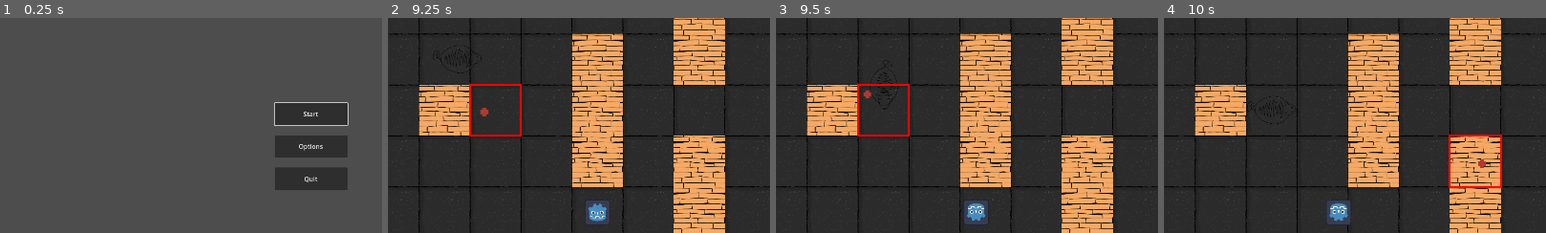
Above: before the commit, frames 1-4 (left to right).
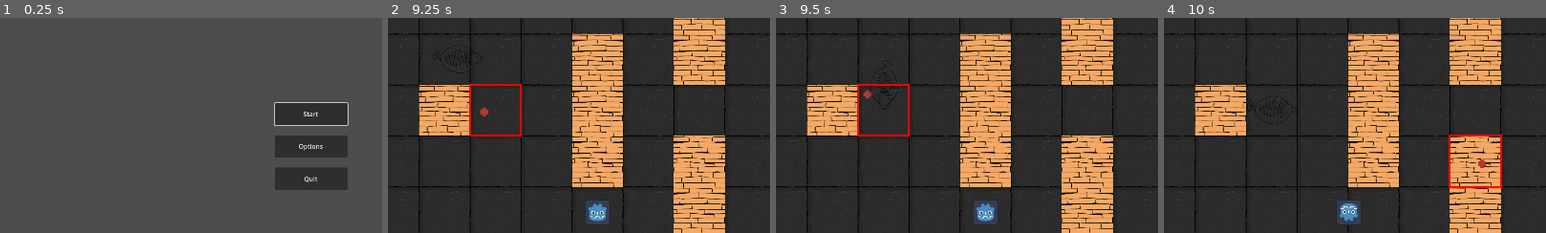
Above: after the commit, the same moments.

Repository: MatthieuD134/project-gwj63
Game: Godot game, scene res://menus/main_menu.tscn
Same seed, same stepped clock (60 frames per second), same inputs: the game is played once before the commit and once after it.
Inputs (mouse positions are % of the whole screen's width and height, from its top left):
- Up to frame 1 (0.25 s): no input
- Up to frame 2 (9.25 s): click "Start" at 0.5 s; tap Enter (ui_accept) at 1.25, 1.52, 2, 2.27, 2.75, 3.5, 3.77, 4.52, 5.27, 5.75, 6.5, 6.77, 7.52, 8.27 s; move the mouse to (45, 70) at 1.27 s; press the mouse at (45, 70) at 1.28 s; hold Up (ui_up) 1.28-2.78 s; move the mouse to (80, 65) at 2.02 s; release the mouse at (80, 65) at 2.03 s; click (80, 65) at 2.1 s; move the mouse to (20, 35) at 2.77 s; press the mouse at (20, 35) at 2.78 s; hold Left (ui_left) 2.78-4.28 s; move the mouse to (55, 50) at 3.52 s; release the mouse at (55, 50) at 3.53 s; click (55, 50) at 3.6 s; move the mouse to (35, 25) at 4.27 s; press the mouse at (35, 25) at 4.28 s; hold Down (ui_down) 4.28-5.03 s; move the mouse to (72, 45) at 5.02 s; release the mouse at (72, 45) at 5.03 s; hold Right (ui_right) 5.03-5.78 s; click (72, 45) at 5.1 s; move the mouse to (30, 55) at 5.77 s; press the mouse at (30, 55) at 5.78 s; hold Up (ui_up) 5.78-6.53 s; move the mouse to (60, 28) at 6.52 s; release the mouse at (60, 28) at 6.53 s; hold Right (ui_right) 6.53-8.78 s; click (60, 28) at 6.6 s; move the mouse to (45, 70) at 7.27 s; press the mouse at (45, 70) at 7.28 s; move the mouse to (80, 65) at 8.02 s; release the mouse at (80, 65) at 8.03 s; click (80, 65) at 8.1 s; move the mouse to (20, 35) at 8.77 s; press the mouse at (20, 35) at 8.78 s; hold Down (ui_down) from 8.78 s (still down)
- Up to frame 3 (9.5 s): keep holding Down (ui_down)
- Up to frame 4 (10 s): move the mouse to (55, 50) at 9.52 s; release Down (ui_down) at 9.53 s; release the mouse at (55, 50) at 9.53 s; hold Left (ui_left) from 9.53 s (still down); click (55, 50) at 9.6 s; tap Enter (ui_accept) at 9.77 s
The pictures show only the part of the screen within x 9-59%, y 20-70%; the shares and areas given below are measured in that part.

Frames 1-2 are identical in both runs. In frame 3, 0.8% of the frame differs, in the area x 49-58%, y 84-96%; in frame 4, 0.8%, in the area x 42-52%, y 84-96%.

Commit message:
improve enemy movement

Diff:
--- a/entities/unit/enemy/enemy.gd
+++ b/entities/unit/enemy/enemy.gd
@@ -55,7 +55,7 @@
 # change the state to patroling if user leaves sight
 func _on_area_2d_area_exited(area: Area2D) -> void:
 	if area as DetectionShape:
-		current_state = game_state.PATROLLING
+		current_state = game_state.SUSPICIOUS
 
 # whenever enemy reach destination, either wait for a while when patrolling or continue chasing player
 func _on_walk_finished(unit: Enemy) -> void:
@@ -64,6 +64,8 @@
 			unit.trigger_movement_timer.start()
 		game_state.CHASING:
 			movement_triggered.emit(self)
+		game_state.SUSPICIOUS:
+			current_state = game_state.PATROLLING
 
 
 func _on_trigger_movement_timeout() -> void:
--- a/scenes/common/game_board.gd
+++ b/scenes/common/game_board.gd
@@ -37,14 +37,14 @@
 	for enemy in enemy_nodes:
 		if enemy as Enemy:
 			enemy.connect("cell_changed", _on_enemy_cell_changed )
-			enemy.connect("changed_state", _on_enemy_changed_state )
 			enemy.connect("movement_triggered", _on_enemy_movement_triggered )
 			move_enemy_to_next_marker(enemy)
 
 
 # Returns `true` if the cell is occupied by a unit.
 func is_occupied(cell: Vector2, is_player: bool) -> bool:
-	if ((is_player and _units.has(cell)) or _obstacles.has(cell)): return true
+#	if ((is_player and _units.has(cell)) or _obstacles.has(cell)): return true
+	if _obstacles.has(cell): return true
 	if not is_player and _walkable_for_player_only.has(cell): return true
 	return false
 
@@ -197,8 +197,5 @@
 	_units.erase(prev_cell)
 	_units[new_cell] = unit
 
-func _on_enemy_changed_state(enemy: Enemy, _state: Enemy.game_state) -> void:
-	move_enemy(enemy)
-
 func _on_enemy_movement_triggered(enemy: Enemy) -> void:
 	move_enemy(enemy)
